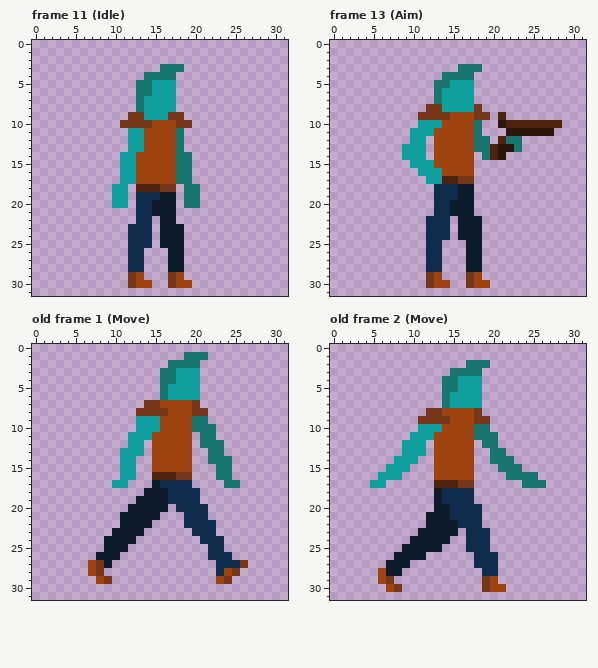
Pixel-art file, stored at Assets/Sprites/ase/human.aseprite. This is how it looked before the edit.
32x32 pixels, 23 frames. Shown: frame 11 (Idle), frame 13 (Aim), old frame 1 (Move), old frame 2 (Move). The commit also changed other frames, which this record leaves out.
And afterwards:
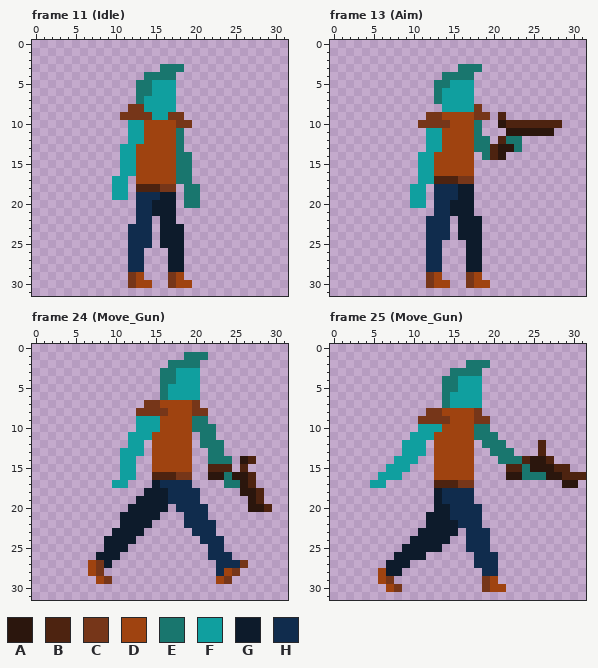
Palette (. is transparent): A #2b160d  B #4d2310  C #763619  D #9f4310  E #19766e  F #109f9f  G #0d1b2b  H #102c4d
A new or re-ordered frame is compared with the old frame closest to it.
The edit:
frames 23 -> 35
Frame 11 (Idle), layer "left_hand":
y 8: x 12..13 .E -> CC
y 9: x 11 . -> C; x 14 F -> C
y 10: x 11..14 CCCC -> .FFD
y 13: x 11 . -> F; x 13 F -> D
y 17: x 10 . -> F; x 12 F -> .
y 20: x 10..11 FF -> ..
Frame 13 (Aim), layer "left_hand":
y 8: x 12..13 CC -> ..
y 9: x 11 C -> .; x 14 C -> D
y 10: x 11..14 FFFD -> CCCC
y 11: x 10..11 FF -> ..; x 13 D -> F
y 12: x 10..13 FF.D -> ..FF
y 13: x 9..13 FFF.D -> ...FF
y 14: x 9..10 FF -> ..; x 12 . -> F
y 15: x 10 F -> .
y 16: x 13 F -> D
y 17: x 11 . -> F; x 13 F -> B
y 18..20: x 10..11 .. -> FF
Frame 24 (Move_Gun) is new; against old frame 1 (Move), layer "right_hand":
y 14: x 26..27 .. -> AB
y 15: x 22..24 .EE -> BBB; x 26 . -> B
y 16: x 22..23 .E -> AA; x 25..27 ... -> AAB
y 17: x 26..27 .. -> AB
y 18: x 26..28 ... -> AAB
y 19: x 27..28 .. -> AB
y 20: x 27..29 ... -> AAB
Frame 25 (Move_Gun) is new; against old frame 2 (Move), layer "right_hand":
y 12: x 21 . -> E; x 26 . -> B
y 13: x 22 . -> E; x 26 . -> B
y 14: x 20 E -> .; x 23..27 ..... -> EBAAB
y 15: x 21..29 EEE...... -> .BBEAAABB
y 16: x 22..23 EE -> AA; x 26..31 ...... -> EAABBB
y 17: x 24..26 EEE -> ...; x 29..30 .. -> AA
